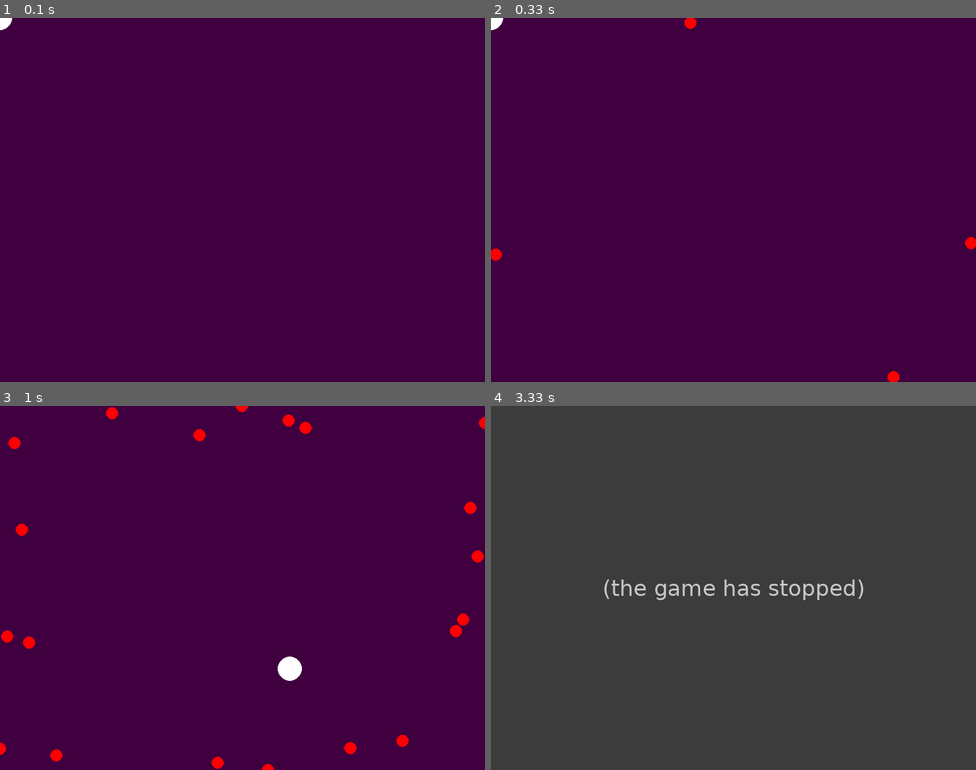
Above: before the commit, frames 1-4 (two rows, left to right).
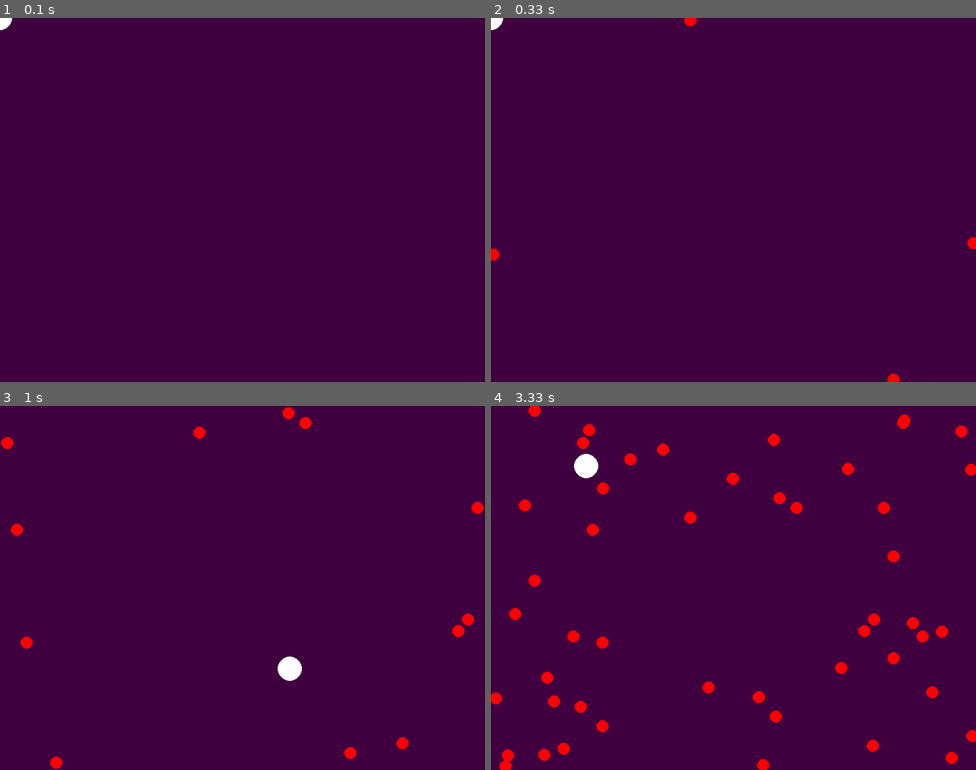
Above: after the commit, the same moments.

Repository: kj1471/CSIS
Game: pygame game, started from Year 12/Pygame/example1.py
Two runs of this game, one before a commit and one after it. Both use one fixed random seed, a clock stepped at 60 frames per second and the inputs below.
Inputs (mouse positions are in pixels of both pictures, inside the frame that each line leads up to):
- Up to frame 1 (0.1 s): no input
- Up to frame 2 (0.33 s): no input
- Up to frame 3 (1 s): click (242, 588) at 0.38 s; click (291, 668) at 0.72 s
- Up to frame 4 (3.33 s): click (912, 715) at 1.05 s; click (617, 515) at 1.38 s; click (733, 631) at 1.72 s; click (665, 511) at 2.05 s; click (549, 507) at 2.38 s; click (835, 522) at 2.72 s; click (588, 464) at 3.05 s

Frame 1 is identical in both runs. In frame 2, less than 0.1% of the frame differs, in the area x 0-100%, y 0-100%; in frame 3, 1.2%; in frame 4, 100%.
Before the commit the program exited at 3.17 s; later frames show no game.

Commit message:
Minor fixes to examples

Diff:
--- a/Year 12/Pygame/example1.py
+++ b/Year 12/Pygame/example1.py
@@ -25,7 +25,7 @@
 
 # Initialise the game
 FRAMES_PER_SECOND = 30
-FRAMES_BETWEEN_BULLET_SPAWN = FRAMES_PER_SECOND / 5  # 5 bullets per second
+FRAMES_BETWEEN_BULLET_SPAWN = FRAMES_PER_SECOND / 4  # 4 bullets per second
 BULLET_SPEED = int(SIZE[0] / (FRAMES_PER_SECOND * 10))  # 10 seconds to cross
 PLAYER_RADIUS = 20
 BULLET_RADIUS = 10
@@ -104,7 +104,7 @@
     frames_since_last_bullet += 1
     # FRAMES_PER_SECOND / NEW_BULLETS_PER_SECOND is the calculation of frames
     # between bullet spawns, given these constants, if the number
-    if frames_since_last_bullet == FRAMES_BETWEEN_BULLET_SPAWN:
+    if frames_since_last_bullet >= FRAMES_BETWEEN_BULLET_SPAWN:
         # If the number of frames since last bullet is the number of frames
         # between each bullet spawn:
         # Reset the counter,
--- a/Year 12/Pygame/example2.py
+++ b/Year 12/Pygame/example2.py
@@ -150,7 +150,7 @@
         self.frames_since_last_bullet += 1
         # FRAMES_PER_SECOND / NEW_BULLETS_PER_SECOND is the calculation of
         # frames between bullet spawns, given these constants, if the number
-        if self.frames_since_last_bullet == FRAMES_BETWEEN_BULLET_SPAWN:
+        if self.frames_since_last_bullet >= FRAMES_BETWEEN_BULLET_SPAWN:
             # If the number of frames since last bullet is the number of frames
             # between each bullet spawn:
             # Reset the counter,
